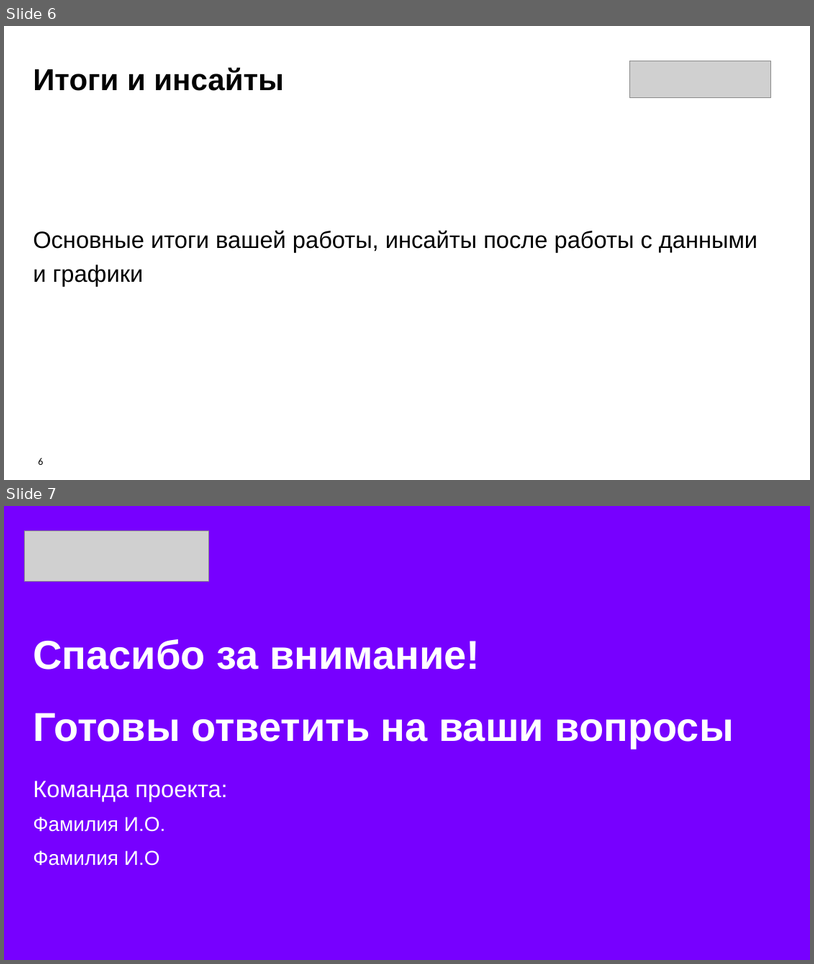
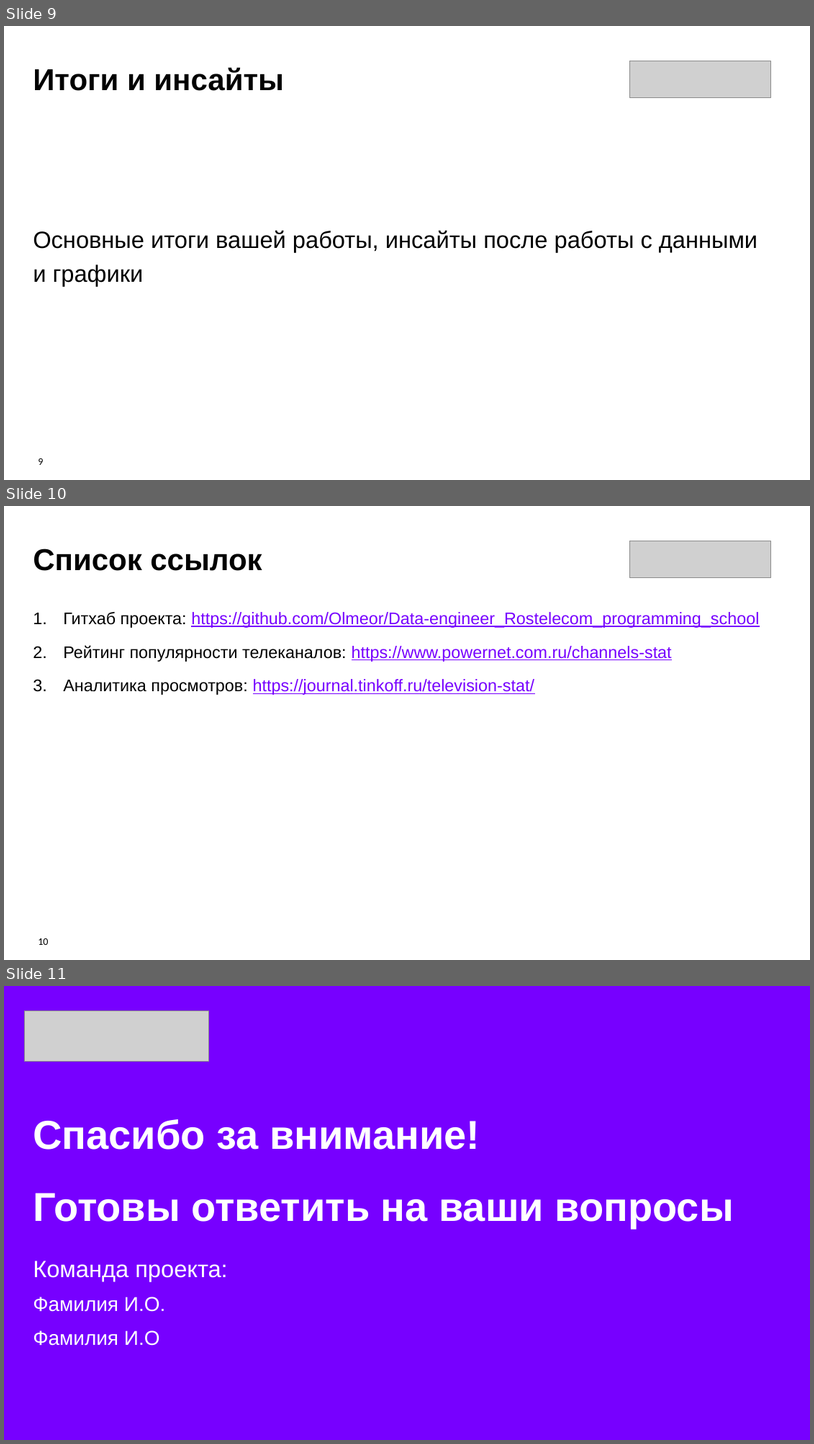
Before and after one commit to Olmeor/Data-engineer_Rostelecom_programming_school, a slide deck: Сertification/presentation.pptx. Shown one above the other, each under a label of ours: slides 6 and 7 before the commit, slides 9, 10 and 11 after it. The pictures are 814x964 and 814x1444 pixels, drawn with LibreOffice and Linux fonts; fonts in the diff are those of the drawing; grey boxes stand for pictures. Boxes give left, top, right and bottom in pixels: in the first picture for what was removed or moved away, otherwise in the second. Text is boxed around its words. In the diff, an @@ line names an element or a change of style, - is before the commit and + after.

```diff
--- a/Сertification/presentation.pptx
+++ b/Сertification/presentation.pptx
@@ slide 10 added at box(4, 506, 810, 960), background #FFFFFF @@
@@ text added at box(33, 548, 262, 571), 36 pt, text #000000, bold @@
+Список ссылок
@@ picture added at box(630, 541, 771, 577) @@
@@ text added at box(63, 612, 759, 695), 20 pt, text #7700FF, underline @@
+1. Гитхаб проекта: https://github.com/Olmeor/Data-engineer_Rostelecom_programming_school
+2. Рейтинг популярности телеканалов: https://www.powernet.com.ru/channels-stat
+3. Аналитика просмотров: https://journal.tinkoff.ru/television-stat/
@@ page number added at box(38, 938, 48, 944), 12 pt, text #000000 @@
+10
@@ what was slide 6 is now slide 9 @@
@@ page number at box(38, 458, 43, 464): text changed @@
-6
+9
@@ what was slide 7 is now slide 11 @@
```
Also in this commit, not shown: 1 slide changed, 3 other slides added.
